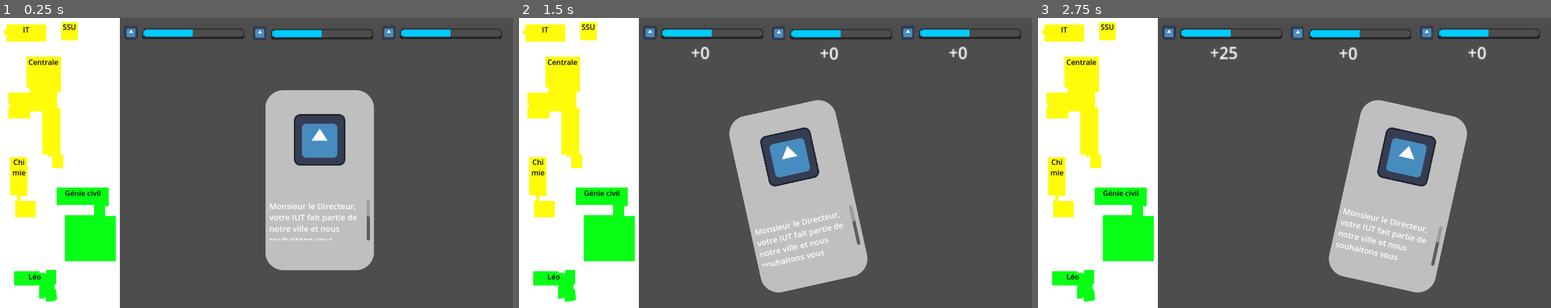
Above: before the commit, frames 1-3 (left to right).
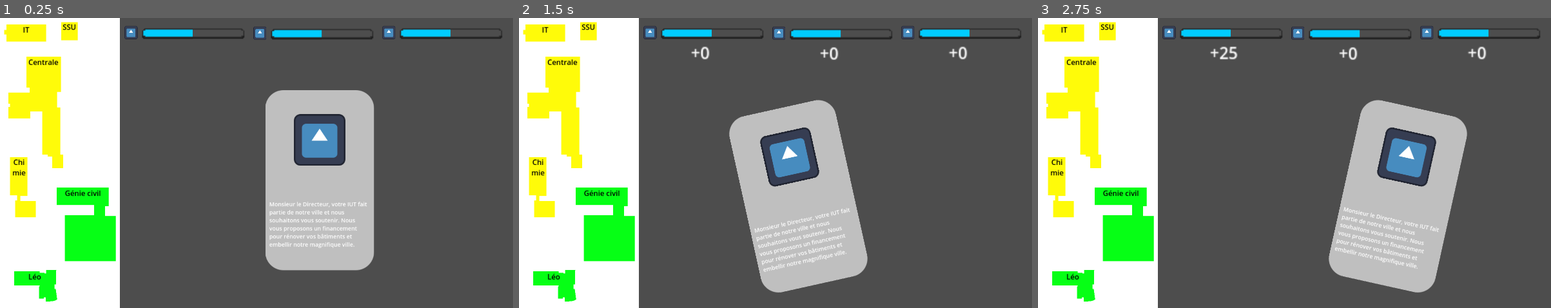
Above: after the commit, the same moments.

Repository: Spidermatou/The-Schu-Man
Game: Godot game, scene res://scenes/manager/manager.tscn
The game is run twice, just before and just after one commit, with the same random seed, the same clock (stepped at 60 frames per second) and the same inputs. The engine's default icon, where the game draws it, is replaced by a stand-in: a white triangle on a blue panel in a dark square.
Inputs:
- Up to frame 1 (0.25 s): no input
- Up to frame 2 (1.5 s): tap Enter at 0.5 s; hold Right 0.53-1.28 s; tap Space at 1.25 s; hold Left from 1.28 s (still down)
- Up to frame 3 (2.75 s): tap Enter at 2 s; release Left at 2.03 s; hold Right from 2.03 s (still down)

The runs differ from the first frame. In frame 1, 0.9% of the frame differs, in the area x 52-73%, y 62-80%; in frame 2, 0.9%; in frame 3, 0.9%, in the area x 57-79%, y 65-87%.

Commit message:
improve ui

Diff:
--- a/The Schu-Man/scenes/DecisionCard/DecisionCard.tscn
+++ b/The Schu-Man/scenes/DecisionCard/DecisionCard.tscn
@@ -21,8 +21,8 @@
 offset_left = -260.0
 offset_top = -173.5
 offset_right = -10.0
-offset_bottom = -73.5
+offset_bottom = -23.5
 grow_horizontal = 2
 grow_vertical = 2
-theme_override_font_sizes/normal_font_size = 20
+theme_override_font_sizes/normal_font_size = 14
 text = "Je test pour voir le dialogue si tout passe bien parfait j'aime bien"
